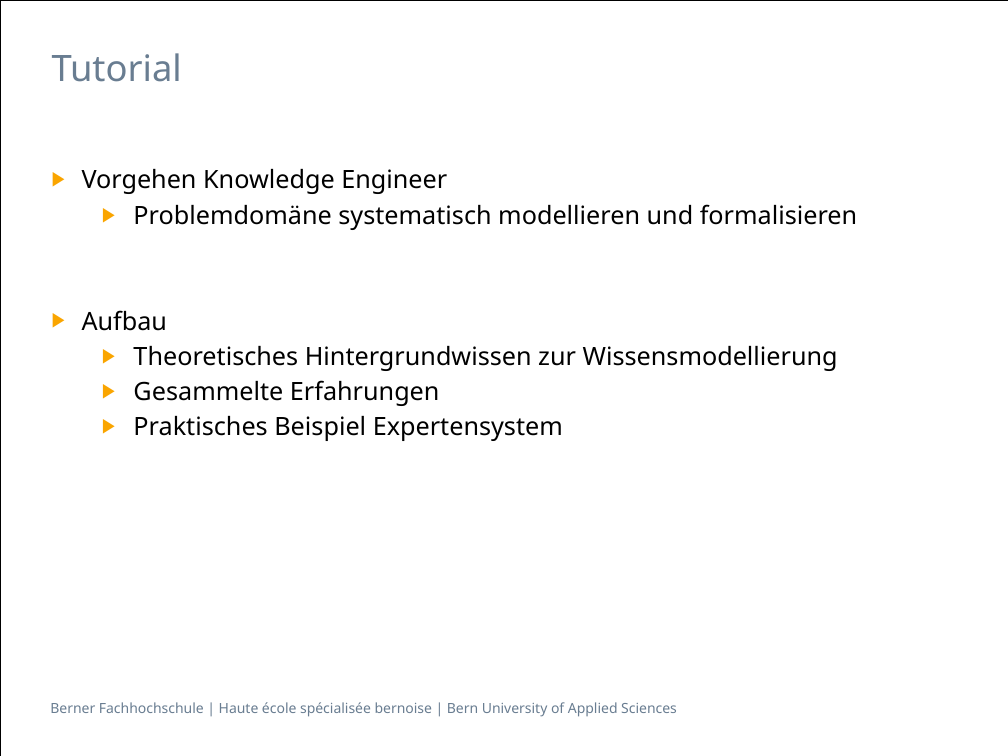
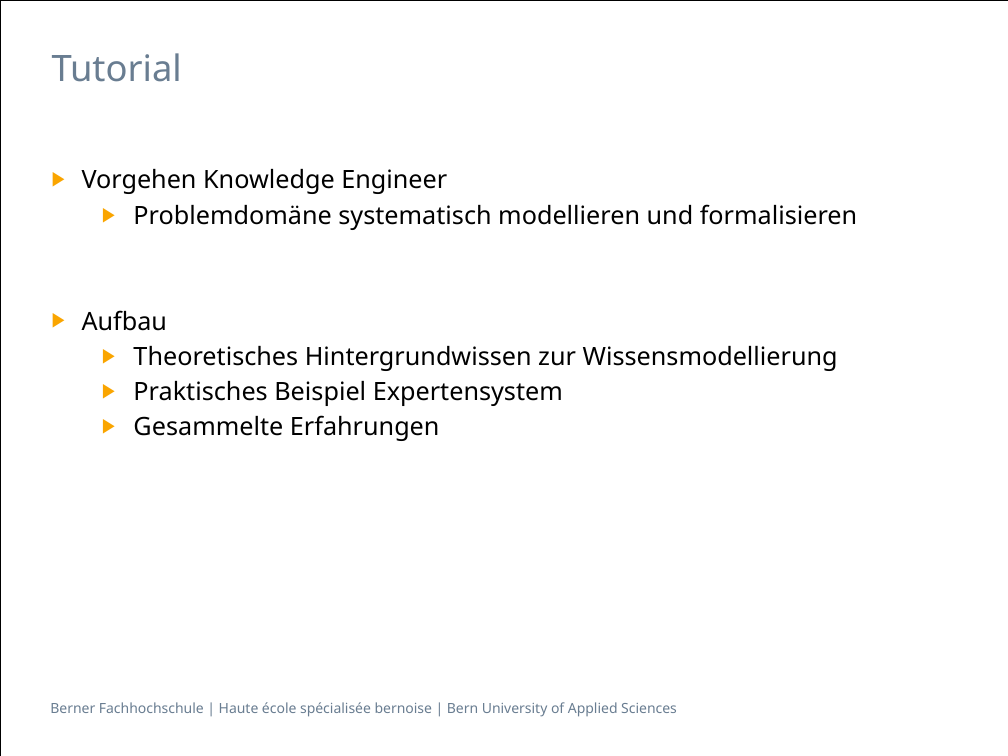
Before and after one commit to gunzm1/ElephantSearch, a slide deck: slide 6 of Doc/Semantische Datenbanken_bfh.pptx. Drawn at 1008x756 pixels with LibreOffice and Linux fonts; fonts in the diff are those of the drawing. Boxes give left, top, right and bottom in pixels: in the first picture for what was removed or moved away, otherwise in the second. Text is boxed around its words. In the diff, an @@ line names an element or a change of style, - is before the commit and + after.

```diff
--- a/Doc/Semantische Datenbanken_bfh.pptx
+++ b/Doc/Semantische Datenbanken_bfh.pptx
@@ text at (133,381,563,406): paragraph added @@
+  ▶ Praktisches Beispiel Expertensystem
@@ text at (133,416,563,441): paragraph removed @@
-  ▶ Praktisches Beispiel Expertensystem
```
Also in this commit, not shown: 3 other slides changed, 2 slides added, 1 slide removed, 3 other files.
